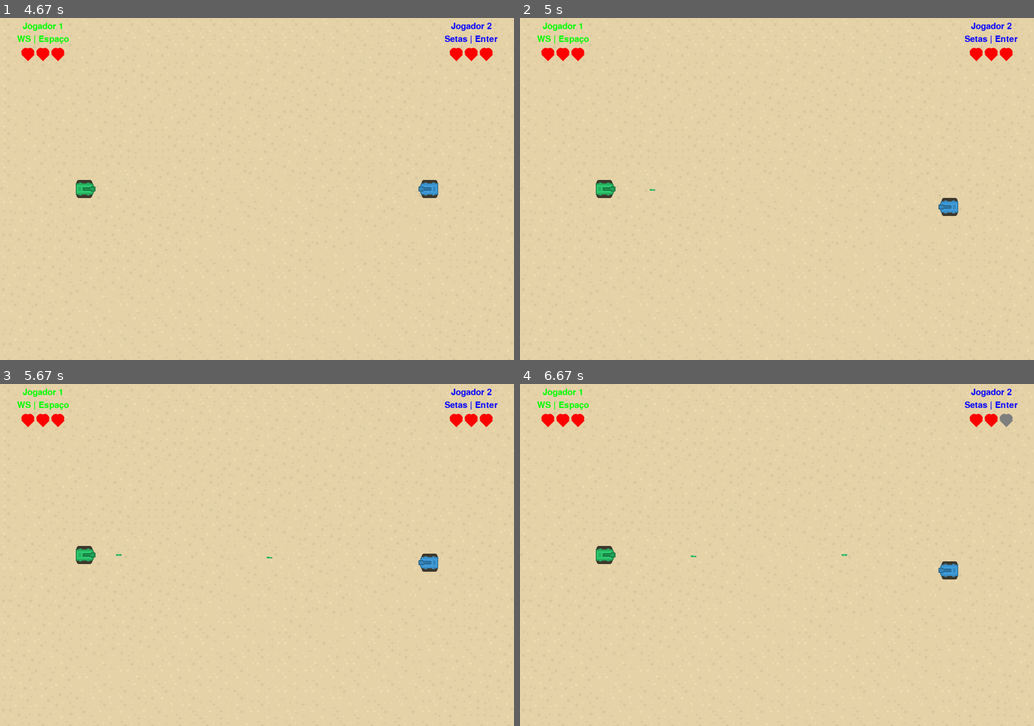
Above: before the commit, frames 1-4 (two rows, left to right).
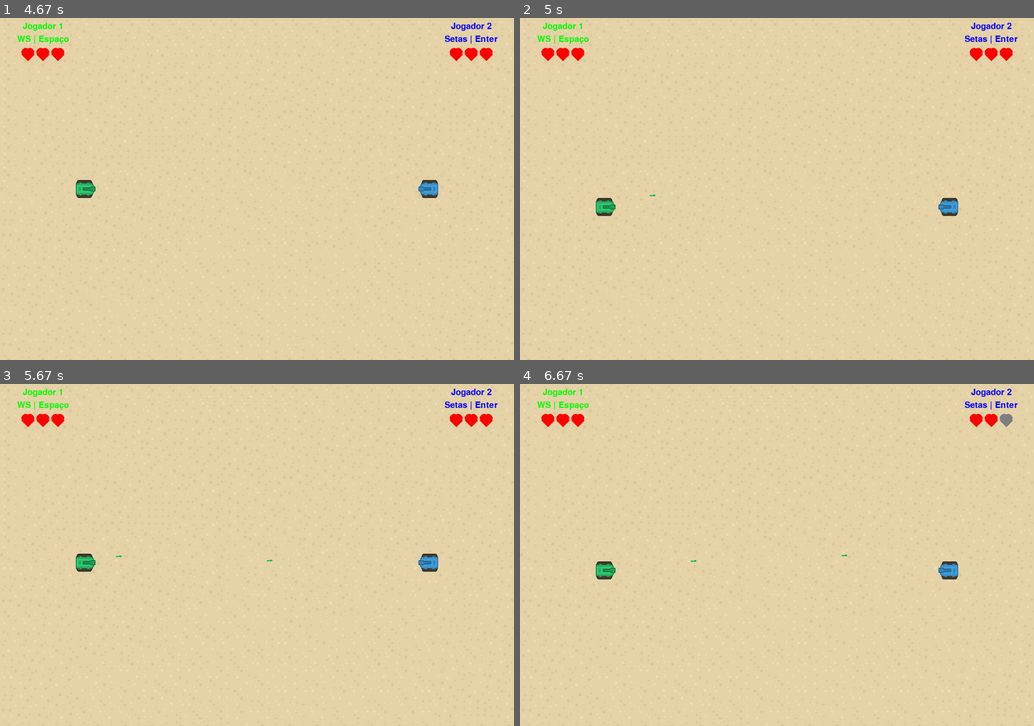
Above: after the commit, the same moments.

Repository: Guilher95161/Algoritmos-I
Game: pygame game, started from Projeto_pygame/projeto_jogo/main.py
Two runs of this game, one before a commit and one after it. Both use one fixed random seed, a clock stepped at 60 frames per second and the inputs below.
Inputs (mouse positions are in pixels of both pictures, inside the frame that each line leads up to):
- Up to frame 1 (4.67 s): click "Assistente de Mira" at 0.38 s; tap Enter at 0.67 s; hold Down 1-1.47 s; hold S 1-1.47 s; tap Space at 1.07, 1.37, 1.57, 1.97, 2.37, 2.7, 3.03, 3.43, 3.83 s; hold Up 1.5-1.87 s; hold W 1.5-1.87 s; hold Down 1.9-2.27 s; hold S 1.9-2.27 s; hold Up 2.3-2.6 s; hold W 2.3-2.6 s; hold Down 2.63-2.93 s; hold S 2.63-2.93 s; hold Up 2.97-3.33 s; hold W 2.97-3.33 s; hold Down 3.37-3.73 s; hold S 3.37-3.73 s; hold Up 3.77-4.07 s; hold W 3.77-4.07 s; tap A at 4.1 s; click "Jogar Novamente" at 4.48 s
- Up to frame 2 (5 s): hold Down from 4.77 s (still down); hold S from 4.77 s (still down); move the mouse to (607, 298) at 4.8 s; tap Space at 4.83 s
- Up to frame 3 (5.67 s): release Down at 5.07 s; release S at 5.07 s; hold Up 5.1-5.47 s; hold W 5.1-5.47 s; tap Space at 5.17, 5.57 s; hold Down from 5.5 s (still down); hold S from 5.5 s (still down)
- Up to frame 4 (6.67 s): release Down at 5.87 s; release S at 5.87 s; hold Up 5.9-6.2 s; hold W 5.9-6.2 s; tap Space at 5.97, 6.3, 6.63 s; hold Down 6.23-6.53 s; hold S 6.23-6.53 s; hold Up from 6.57 s (still down); hold W from 6.57 s (still down)

Frame 1 is identical in both runs. In frame 2, 0.4% of the frame differs, in the area x 14-27%, y 47-58%; in frame 3, 0.3%; in frame 4, 0.4%.

Commit message:
Final Verdadeiro Secreto

Diff:
--- a/Projeto_pygame/projeto_jogo/main.py
+++ b/Projeto_pygame/projeto_jogo/main.py
@@ -241,6 +241,8 @@
 
     #Metodo para resetar o tanque
     def reset(self):
+        self.velocidade_recuo = settings.VELOCIDADE_RECUO
+        self.velocidade = settings.VELOCIDADE_TANQUE
         self.x = self.pos_inicial_x
         self.y = self.pos_inicial_y
         self.angulo = self.angulo_inicial
@@ -578,8 +580,8 @@
             tanque1.velocidade = 0
             tanque1.pode_atirar = 0
         # Atualiza os tanques para mostrar imagem de morto
-            tanques_sprites.update(balas_sprites)
-            balas_sprites.update()
+        tanques_sprites.update(balas_sprites)
+        balas_sprites.update()
 
         # Desenha os tanques e as balas na tela
         tanques_sprites.draw(tela)
